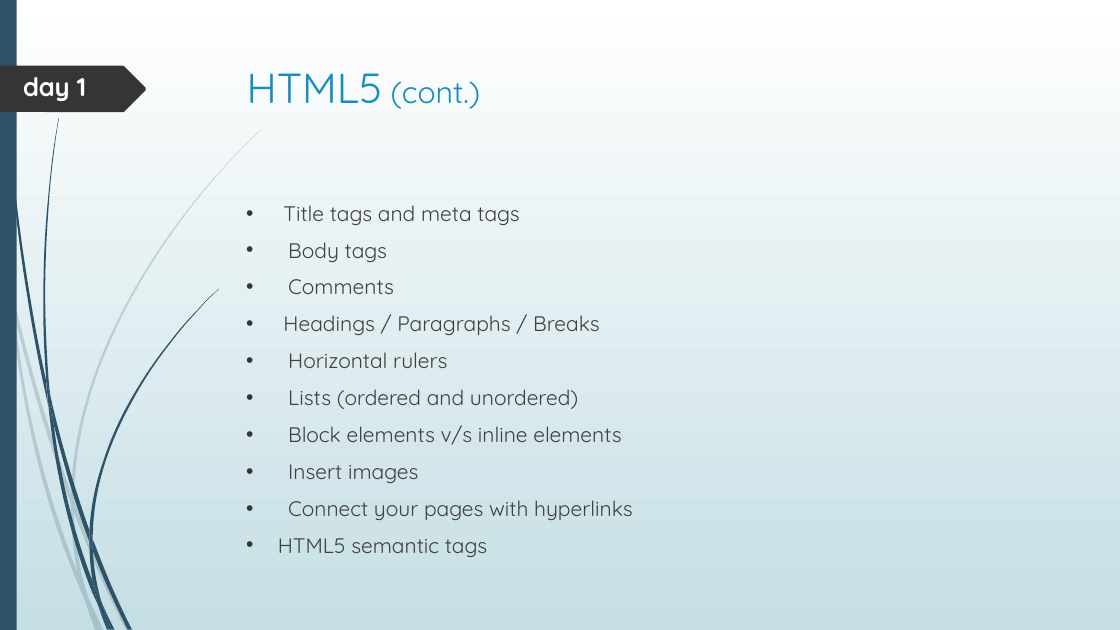
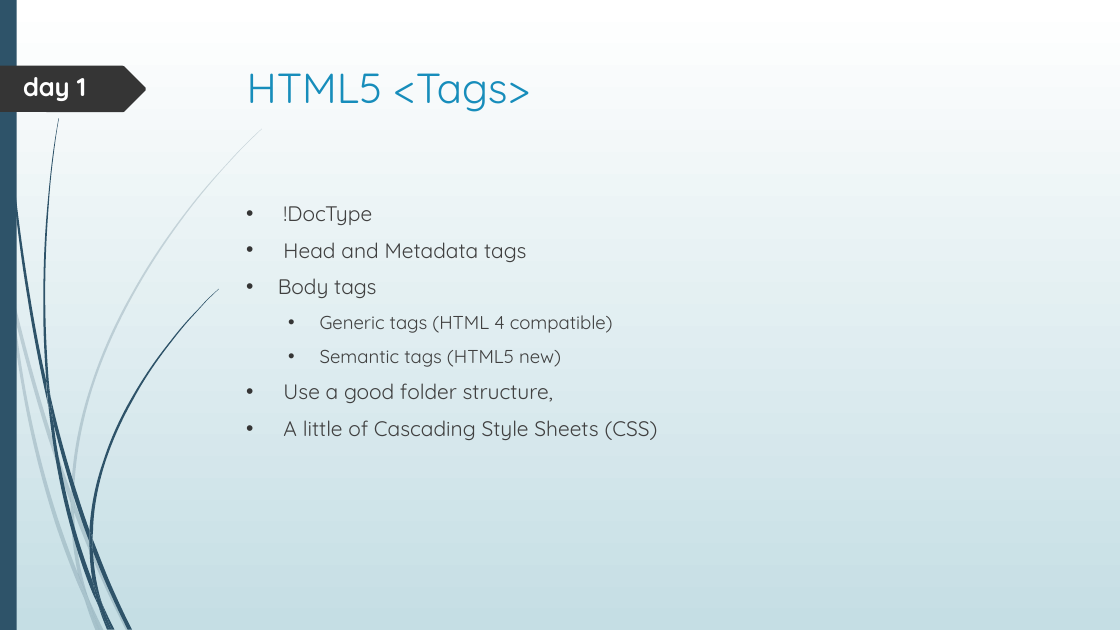
Before and after one commit to brunoitconsultant/academy-HTML5, a slide deck: slide 4 of (private) Tutor/Web Design - the Course.pptx. Drawn at 1120x630 pixels with LibreOffice and Linux fonts; fonts in the diff are those of the drawing. Boxes give left, top, right and bottom in pixels: in the first picture for what was removed or moved away, otherwise in the second. Text is boxed around its words. In the diff, an @@ line names an element or a change of style, - is before the commit and + after.

```diff
--- a/(private) Tutor/Web Design - the Course.pptx
+++ b/(private) Tutor/Web Design - the Course.pptx
@@ title at (247, 73, 530, 112): text changed; size 26 to 36 pt @@
-HTML5 (cont.)
+HTML5 <Tags>
@@ text at (283, 206, 526, 262): text changed @@
-• Title tags and meta tags
+• !DocType
+• Head and Metadata tags
@@ text at (283, 315, 658, 440): text changed @@
-• Comments
-• Headings / Paragraphs / Breaks
-• Horizontal rulers
-• Lists (ordered and unordered)
-• Block elements v/s inline elements
-• Insert images
-• Connect your pages with hyperlinks
-• HTML5 semantic tags
+  • Generic tags (HTML 4 compatible)
+  • Semantic tags (HTML5 new)
+• Use a good folder structure,
+• A little of Cascading Style Sheets (CSS)
```
Also in this commit, not shown: 7 other slides changed, 4 other files.
